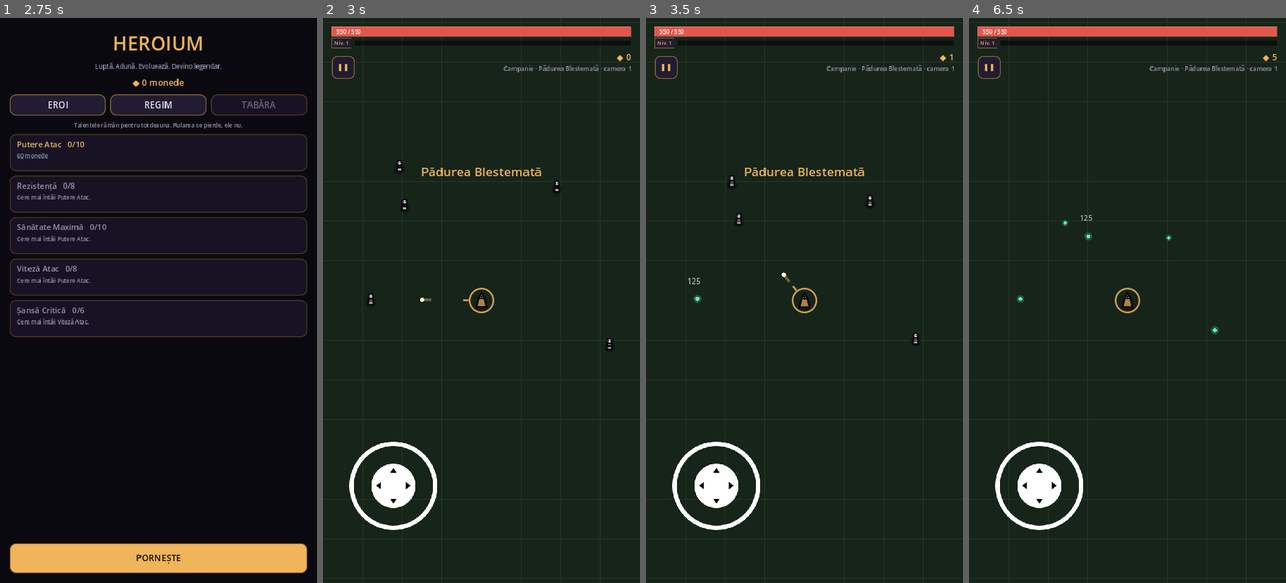
Above: before the commit, frames 1-4 (left to right).
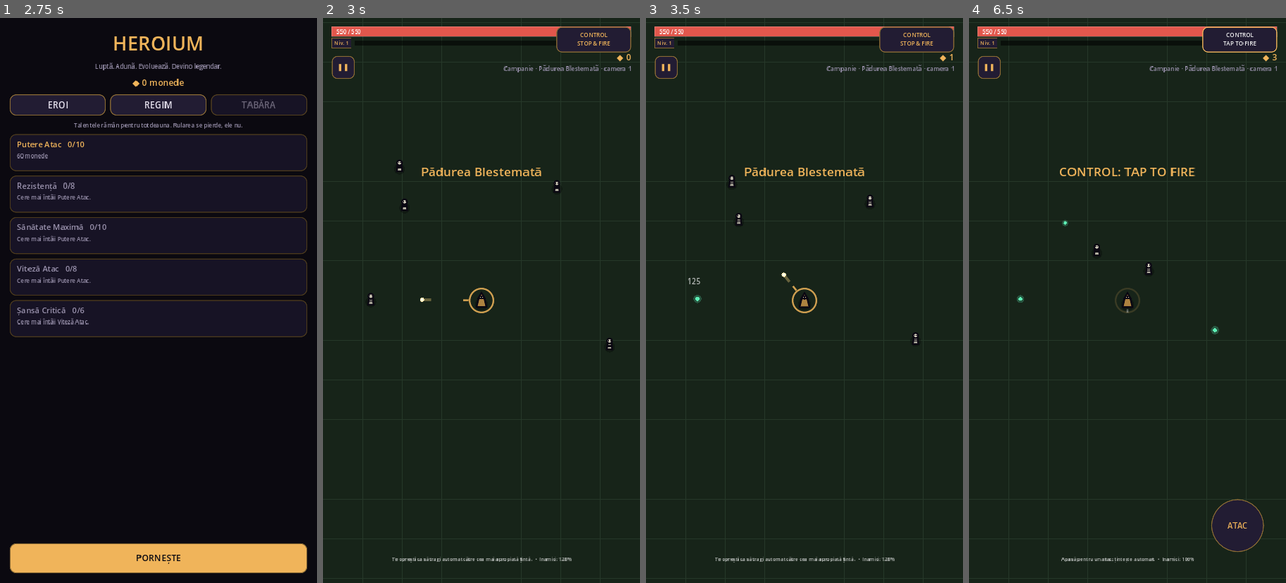
Above: after the commit, the same moments.

Repository: nistordaniel06-cpu/termux-ai-setup
Game: Godot game, scene res://scenes/ui/main_menu.tscn
Same seed, same stepped clock (60 frames per second), same inputs: the game is played once before the commit and once after it.
Inputs (mouse positions are in pixels of both pictures, inside the frame that each line leads up to):
- Up to frame 1 (2.75 s): click "REGIM" at 0.5 s; click "EROI" at 1.25 s; click "TABĂRA" at 2 s
- Up to frame 2 (3 s): click "PORNEȘTE" at 2.75 s
- Up to frame 3 (3.5 s): no input
- Up to frame 4 (6.5 s): click "❚❚" at 3.5 s; click "CONTINUĂ" at 4.25 s; click (1238, 40) at 5 s, where only the run after the commit has a clickable "CONTROL STOP & FIRE"; click (1238, 40) at 5.75 s, where only the run after the commit has a clickable "CONTROL HOLD TO FIRE"

Frame 1 is identical in both runs. In frame 2, 2.9% of the frame differs, in the area x 8-98%, y 1-97%; in frame 3, 2.9%; in frame 4, 4.6%.

Commit message:
Add flexible Heroium mobile controls

Diff:
--- a/games/heroium/scenes/main.tscn
+++ b/games/heroium/scenes/main.tscn
@@ -10,6 +10,7 @@
 [ext_resource type="Script" path="res://scripts/ui/level_up_screen.gd" id="8_levelup"]
 [ext_resource type="Script" path="res://scripts/ui/pause_screen.gd" id="9_pause"]
 [ext_resource type="Script" path="res://scripts/ui/game_over_screen.gd" id="10_gameover"]
+[ext_resource type="Script" path="res://scripts/ui/control_overlay.gd" id="11_controls"]
 
 [node name="Main" type="Node2D"]
 script = ExtResource("3_arena")
@@ -25,6 +26,7 @@
 [node name="Hero" parent="." instance=ExtResource("1_hero")]
 position = Vector2(360, 900)
 joystick_path = NodePath("../HUD/VirtualJoystick")
+attack_joystick_path = NodePath("../HUD/AttackJoystick")
 
 [node name="Camera2D" type="Camera2D" parent="Hero"]
 position_smoothing_enabled = true
@@ -33,20 +35,35 @@
 [node name="HUD" type="CanvasLayer" parent="."]
 
 [node name="VirtualJoystick" parent="HUD" instance=ExtResource("2_joystick")]
-anchors_preset = 2
+anchors_preset = 0
+anchor_right = 0.5
 anchor_top = 1.0
 anchor_bottom = 1.0
-offset_left = 60.0
-offset_top = -320.0
-offset_right = 260.0
-offset_bottom = -120.0
+offset_top = -360.0
+offset_bottom = -20.0
+grow_horizontal = 2
+grow_vertical = 0
 joystick_mode = 1
-visibility_mode = 1
+visibility_mode = 2
 use_input_actions = true
 action_left = "move_left"
 action_right = "move_right"
 action_up = "move_up"
 action_down = "move_down"
+
+[node name="AttackJoystick" parent="HUD" instance=ExtResource("2_joystick")]
+anchors_preset = 0
+anchor_left = 0.5
+anchor_right = 1.0
+anchor_top = 1.0
+anchor_bottom = 1.0
+offset_top = -360.0
+offset_bottom = -20.0
+grow_horizontal = 2
+grow_vertical = 0
+joystick_mode = 1
+visibility_mode = 2
+use_input_actions = false
 
 [node name="Readout" type="Control" parent="HUD"]
 anchors_preset = 15
@@ -94,3 +111,15 @@
 mouse_filter = 2
 script = ExtResource("10_gameover")
 arena_path = NodePath("../..")
+
+[node name="ControlOverlay" type="Control" parent="HUD"]
+process_mode = 3
+anchors_preset = 15
+anchor_right = 1.0
+anchor_bottom = 1.0
+grow_horizontal = 2
+grow_vertical = 2
+mouse_filter = 2
+script = ExtResource("11_controls")
+hero_path = NodePath("../../Hero")
+attack_joystick_path = NodePath("../AttackJoystick")
Not shown: 1 places in games/heroium/scenes/main.tscn that only renumber resources
